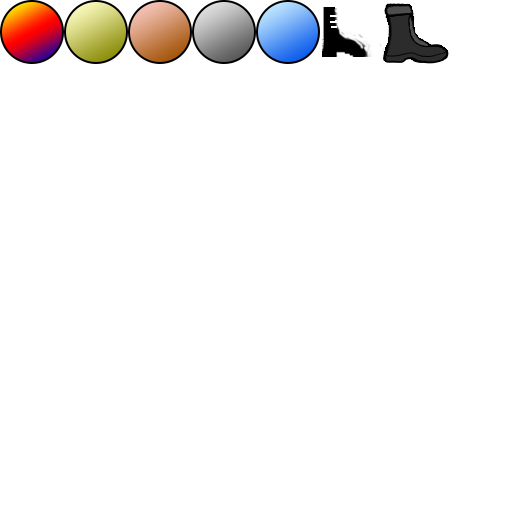
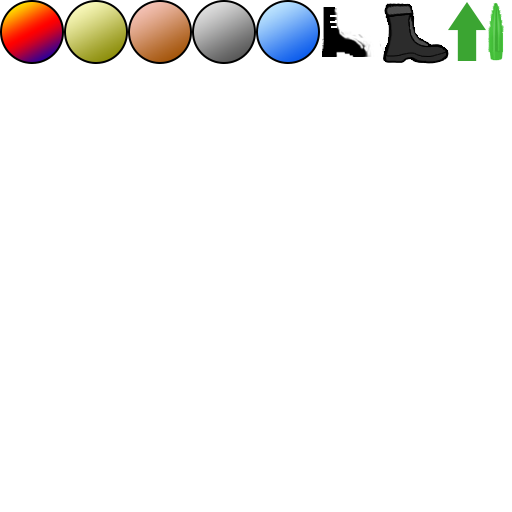
Layers edited between the first and the second w=512, h=512 image:
added layer "Shape 1" above "Layer 2" over [448, 2, 504, 61]
